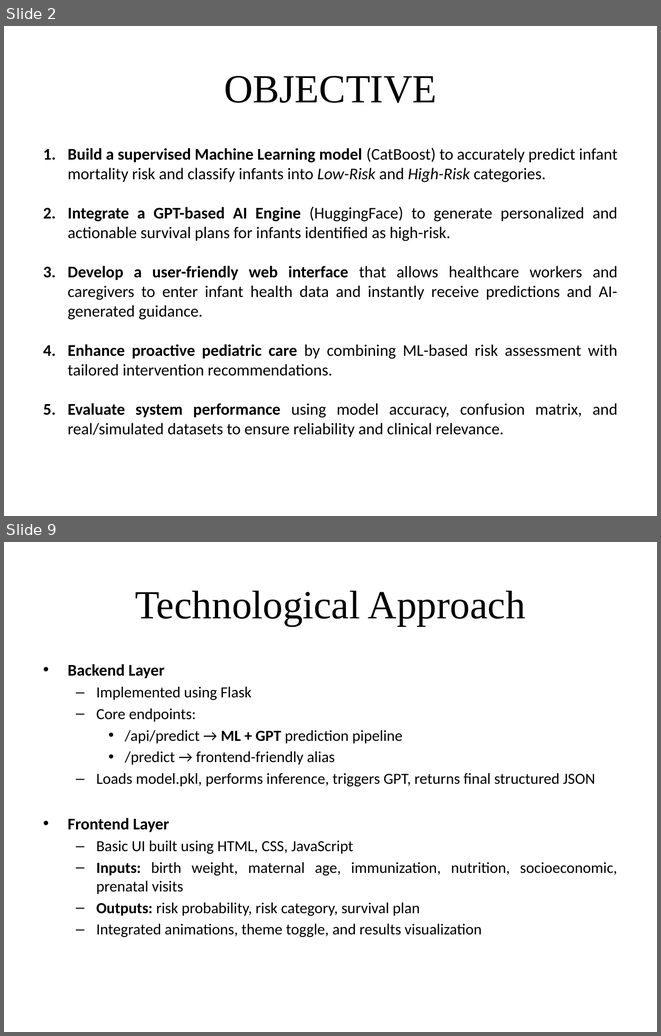
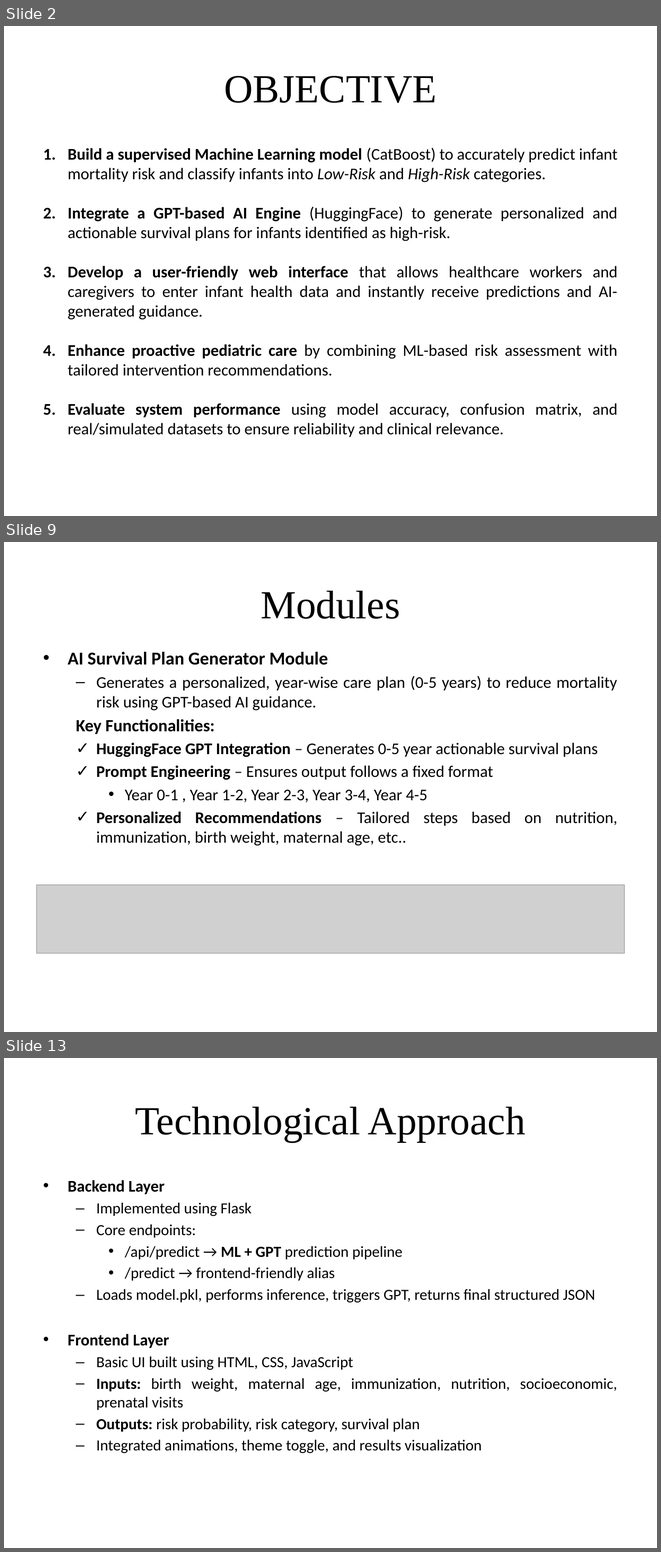
Before and after one commit to Lalithreddy-12/Intelligent-Infant-Health-Predictor-With-Personalized-AI-Guidance, a slide deck: Docs/Ppt/First Review.pptx. Shown one above the other, each under a label of ours: slides 2 and 9 before the commit, slides 2, 9 and 13 after it; the slides between them are not shown. The pictures are 661x1036 and 661x1552 pixels, drawn with LibreOffice and Linux fonts; fonts in the diff are those of the drawing; grey boxes stand for pictures. Boxes give left, top, right and bottom in pixels: in the first picture for what was removed or moved away, otherwise in the second. Text is boxed around its words. In the diff, an @@ line names an element or a change of style, - is before the commit and + after.

```diff
--- a/Docs/Ppt/First Review.pptx
+++ b/Docs/Ppt/First Review.pptx
@@ slide 9 added at (4, 542, 657, 1032), background #FFFFFF @@
@@ title added at (261, 590, 400, 619), 44 pt, text #000000 @@
+Modules
@@ text added at (68, 652, 618, 846), 18 pt, text #000000 @@
+• AI Survival Plan Generator Module
+  – Generates a personalized, year-wise care plan (0-5 years) to reduce mortality risk using GPT-based AI guidance.
+  Key Functionalities:
+  ✓ HuggingFace GPT Integration – Generates 0-5 year actionable survival plans
+  ✓ Prompt Engineering – Ensures output follows a fixed format
+    • Year 0-1 , Year 1-2, Year 2-3, Year 3-4, Year 4-5
+  ✓ Personalized Recommendations – Tailored steps based on nutrition, immunization, birth weight, maternal age, etc..
@@ picture added at (37, 885, 624, 953) @@
@@ what was slide 9 is now slide 13 @@
```
Also in this commit, not shown: 4 slides changed, 6 other slides added, 3 slides removed.
